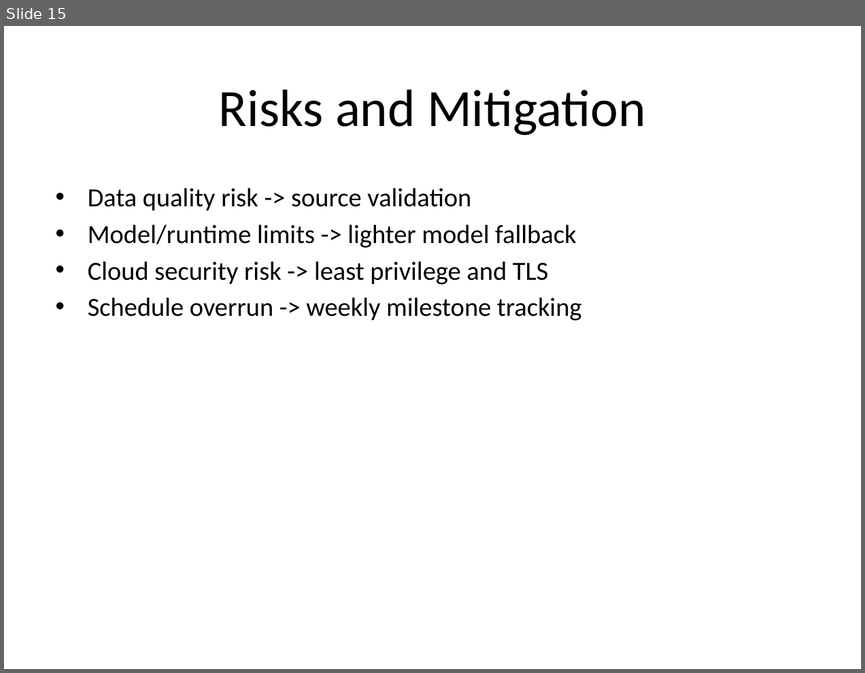
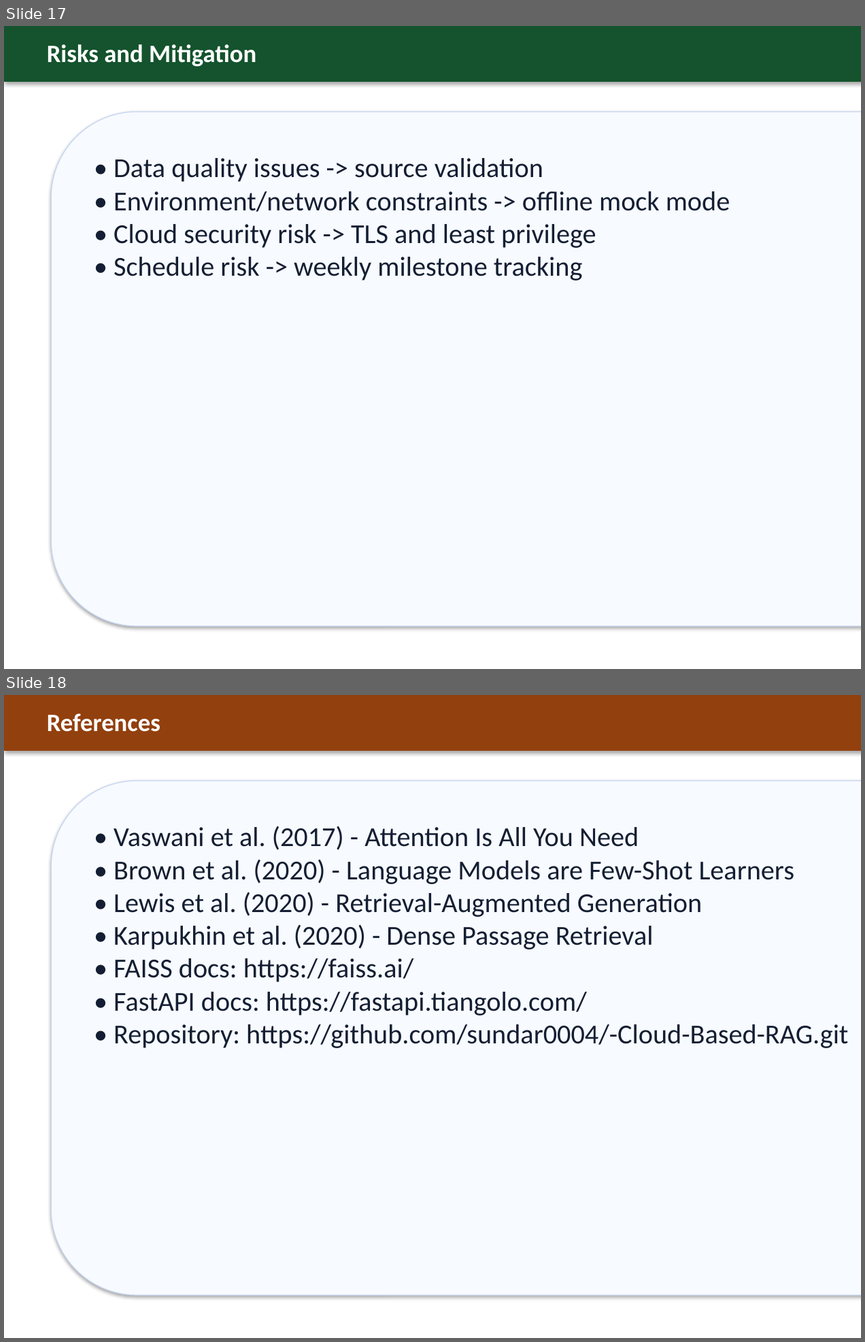
Before and after one commit to sundar0004/-Cloud-Based-RAG, a slide deck: docs/MSc_RAG_Project_Vels_University.pptx. Shown one above the other, each under a label of ours: slide 15 before the commit, slides 17 and 18 after it. The pictures are 865x673 and 865x1342 pixels, drawn with LibreOffice and Linux fonts; fonts in the diff are those of the drawing. Boxes give left, top, right and bottom in pixels: in the first picture for what was removed or moved away, otherwise in the second. Text is boxed around its words. In the diff, an @@ line names an element or a change of style, - is before the commit and + after.

```diff
--- a/docs/MSc_RAG_Project_Vels_University.pptx
+++ b/docs/MSc_RAG_Project_Vels_University.pptx
@@ slide 18 added at [4,695,861,1338], background #FFFFFF @@
@@ rectangle added at [4,695,861,751], fill #92400E @@
@@ text added at [47,713,160,732], 21 pt, text #FFFFFF, bold @@
+References
@@ rounded rectangle added at [51,781,861,1295], fill #F7FAFF, outline #C6D7F2 0.75 pt @@
@@ text added at [113,826,848,1048], 23 pt, text #141E32 @@
+• Vaswani et al. (2017) - Attention Is All You Need
+• Brown et al. (2020) - Language Models are Few-Shot Learners
+• Lewis et al. (2020) - Retrieval-Augmented Generation
+• Karpukhin et al. (2020) - Dense Passage Retrieval
+• FAISS docs: https://faiss.ai/
+• FastAPI docs: https://fastapi.tiangolo.com/
+• Repository: https://github.com/sundar0004/-Cloud-Based-RAG.git
@@ what was slide 15 is now slide 17 @@
@@ slide 17 changed as well @@
@@ rectangle added at [4,26,861,82], fill #14532D @@
@@ text "Risks and Mitigation": place and size @@
-text "Risks and Mitigation" at [219,89,645,135]
+text "Risks and Mitigation" at [47,44,256,67]
@@ text "Risks and Mitigation" at [47,44,256,67]: size 44 to 21 pt, text colour #000000 to #FFFFFF, bold on; alignment centre to left; vertical alignment middle to top @@
@@ rounded rectangle added at [51,112,861,626], fill #F7FAFF, outline #C6D7F2 0.75 pt @@
@@ text at [113,158,730,280]: text changed; size 22 to 23 pt; text colour #000000 to #141E32 @@
-• Data quality risk -> source validation
-• Model/runtime limits -> lighter model fallback
-• Cloud security risk -> least privilege and TLS
-• Schedule overrun -> weekly milestone tracking
+• Data quality issues -> source validation
+• Environment/network constraints -> offline mock mode
+• Cloud security risk -> TLS and least privilege
+• Schedule risk -> weekly milestone tracking
```
Also in this commit, not shown: 5 other slides changed, 13 other slides added, 13 slides removed, 1 other file.
